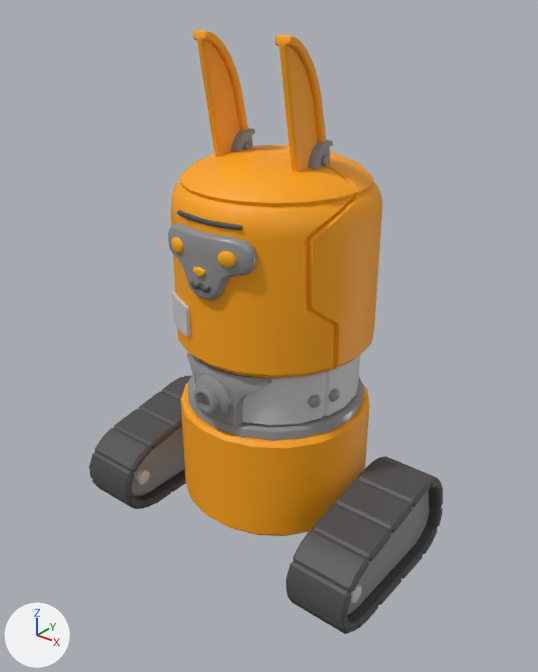
One commit to the FBX model Assets/Graphic/Models/LamaBot.fbx: the scene before it, then after it.
Camera for both pictures: a 50 mm lens placed at (1.275, -1.625, 1.655), pointed at (-0.006, -0.025, 0.663). The axes (+X, +Y, +Z) are drawn at lower left. The lights are the same throughout. Where no turn or scale is listed for an object, it has been applied to the vertices.

Objects in the first picture: 'Ear_Left', 'Ear_Right', 'Head', 'Hook_Holder', 'LamaBot', 'Whell_Left', 'Whell_Right'.
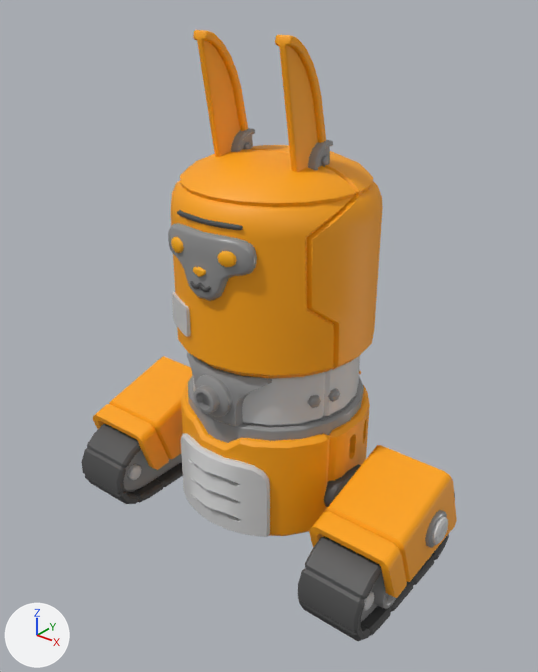
Commit message: Update LamaBot

The change in detail:
me_mesh is used by ob_lamabot; location (0.0, 0.0, 0.0).
me_mesh had 595 vertices, 528 faces and spanned x -0.296..0.296, y -0.296..0.296, z 0.099..0.52.
me_mesh now has 1234 vertices, 1100 faces and spans x -0.314..0.314, y -0.335..0.321, z 0.099..0.52.
me_mesh part 11: a new loose piece of 175 vertices spanning x -0.176..0.176, y -0.335..-0.218, z 0.13..0.387.
me_mesh part 12: a new loose piece of 60 vertices spanning x 0.268..0.314, y -0.113..0.068, z 0.178..0.297, in mat_blackmat (dark grey #4c4c4c).
me_mesh part 13: 4 vertices moved from x -0.045..0.045, y -0.284..-0.234, z 0.458 to x -0.088..0.088, y -0.271..-0.223, z 0.458; 34 vertices removed from x -0.279..0.279, y -0.296..0.279, z 0.099..0.458; 242 vertices added at x -0.296..0.296, y -0.296..0.296, z 0.099..0.458.
me_mesh now uses material mat_blackmat (dark grey #4c4c4c).
me_mesh_006 is used by ob_whell_right; location (-0.424, -0.082, 0.0).
me_mesh_006 had 554 vertices, 538 faces and spanned x -0.098..0.098, y -0.289..0.289, z -0.001..0.299.
me_mesh_006 now has 879 vertices, 854 faces and spans x -0.623..-0.297, y -0.347..0.231, z -0.238..0.139.
me_mesh_006 part 7: the loose piece of 64 vertices spanning x -0.066..0.066, y -0.259..0.263, z 0.031..0.269 is moved by (-0.464, -0.058, -0.237).
me_mesh_006 part 8: the loose piece of 416 vertices spanning x -0.098..0.098, y -0.289..0.289, z -0.001..0.299 is moved by (-0.464, -0.058, -0.237).
me_mesh_006 part 9: the loose piece of 37 vertices spanning x 0.061..0.082, y -0.222..-0.167, z 0.096..0.151 is moved by (-0.464, -0.058, -0.237).
me_mesh_006 part 10: a new loose piece of 100 vertices spanning x -0.598..-0.334, y -0.253..0.152, z -0.108..0.139, in mat_metalyellow (orange #ffa500).
me_mesh_006 now uses material mat_metalyellow (orange #ffa500).
me_mesh_005 is used by ob_whell_left; location (0.424, -0.082, 0.0).
me_mesh_005 had 554 vertices, 538 faces and spanned x -0.098..0.098, y -0.289..0.289, z -0.001..0.299.
me_mesh_005 now has 879 vertices, 854 faces and spans x 0.297..0.623, y -0.347..0.231, z -0.238..0.139.
me_mesh_005 part 1: the loose piece of 64 vertices spanning x -0.066..0.066, y -0.259..0.263, z 0.031..0.269 is moved by (0.464, -0.058, -0.237).
me_mesh_005 part 2: the loose piece of 416 vertices spanning x -0.098..0.098, y -0.289..0.289, z -0.001..0.299 is moved by (0.464, -0.058, -0.237).
me_mesh_005 part 3: the loose piece of 37 vertices spanning x 0.061..0.082, y -0.222..-0.167, z 0.096..0.151 is moved by (0.464, -0.058, -0.237).
me_mesh_005 part 4: a new loose piece of 103 vertices spanning x 0.297..0.623, y -0.056..0.056, z -0.056..0.056.
me_mesh_005 part 5: a new loose piece of 100 vertices spanning x 0.334..0.598, y -0.253..0.152, z -0.108..0.139, in mat_metalyellow (orange #ffa500).
me_mesh_005 part 6: a new loose piece of 61 vertices spanning x 0.519..0.568, y -0.22..-0.102, z -0.186..-0.068, in mat_metalgrey (grey #929292).
me_mesh_005 now uses material mat_metalyellow (orange #ffa500).
Object 'Whell_Right' (ob_whell_right) moves from (-0.424, -0.082, 0.0) to (0.0, -0.024, 0.237).
Object 'Whell_Left' (ob_whell_left) moves from (0.424, -0.082, 0.0) to (0.0, -0.024, 0.237).

Changed parts and their boxes (x1, y1, x2, y2) in the pictures (538 x 672 px; the box of a moved part takes in the faces that stretch with it):
'Whell_Left', reshaped, moved (10% taller): before (286, 456, 443, 634); after (298, 445, 457, 641)
'LamaBot', reshaped: before (181, 375, 370, 536); after (181, 375, 370, 537)
'Whell_Right', reshaped, moved: before (89, 376, 191, 509); after (81, 356, 193, 504)
part 1 of me_mesh_005, moved or reshaped: before (348, 491, 429, 615); after (361, 585, 378, 621)
part 2 of me_mesh_005, moved or reshaped: before (286, 456, 443, 634); after (298, 493, 455, 641)
part 3 of me_mesh_005, moved or reshaped: before (350, 584, 362, 604); after (363, 591, 374, 611)
part 4 of me_mesh_005, added: after (425, 510, 448, 548)
part 5 of me_mesh_005, added (orange): after (309, 445, 457, 598)
part 6 of me_mesh_005, added: after (372, 573, 396, 609)
part 7 of me_mesh_006, moved or reshaped: before (132, 427, 185, 497); after (124, 450, 182, 492)
part 8 of me_mesh_006, moved or reshaped: before (89, 376, 191, 509); after (81, 424, 183, 504)
part 9 of me_mesh_006, moved or reshaped: before (136, 469, 150, 485); after (127, 464, 142, 480)
part 10 of me_mesh_006, added (orange): after (93, 356, 193, 470)
part 11 of me_mesh, added: after (181, 433, 270, 537)
part 12 of me_mesh, added: after (324, 464, 361, 507)
part 13 of me_mesh, built on: before (187, 383, 369, 534); after (181, 385, 369, 535)
